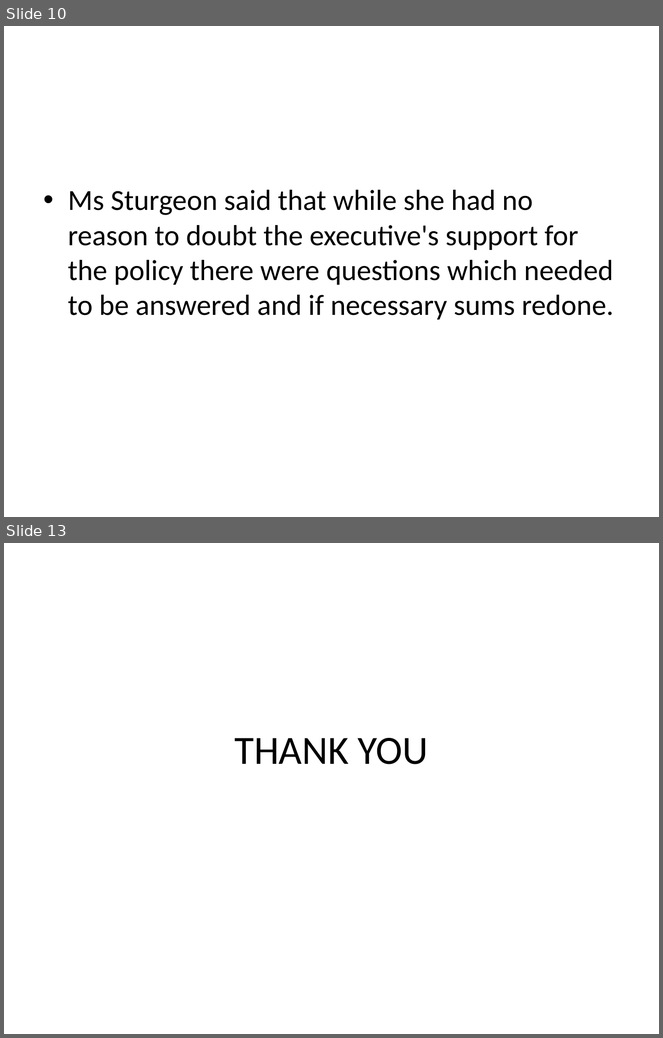
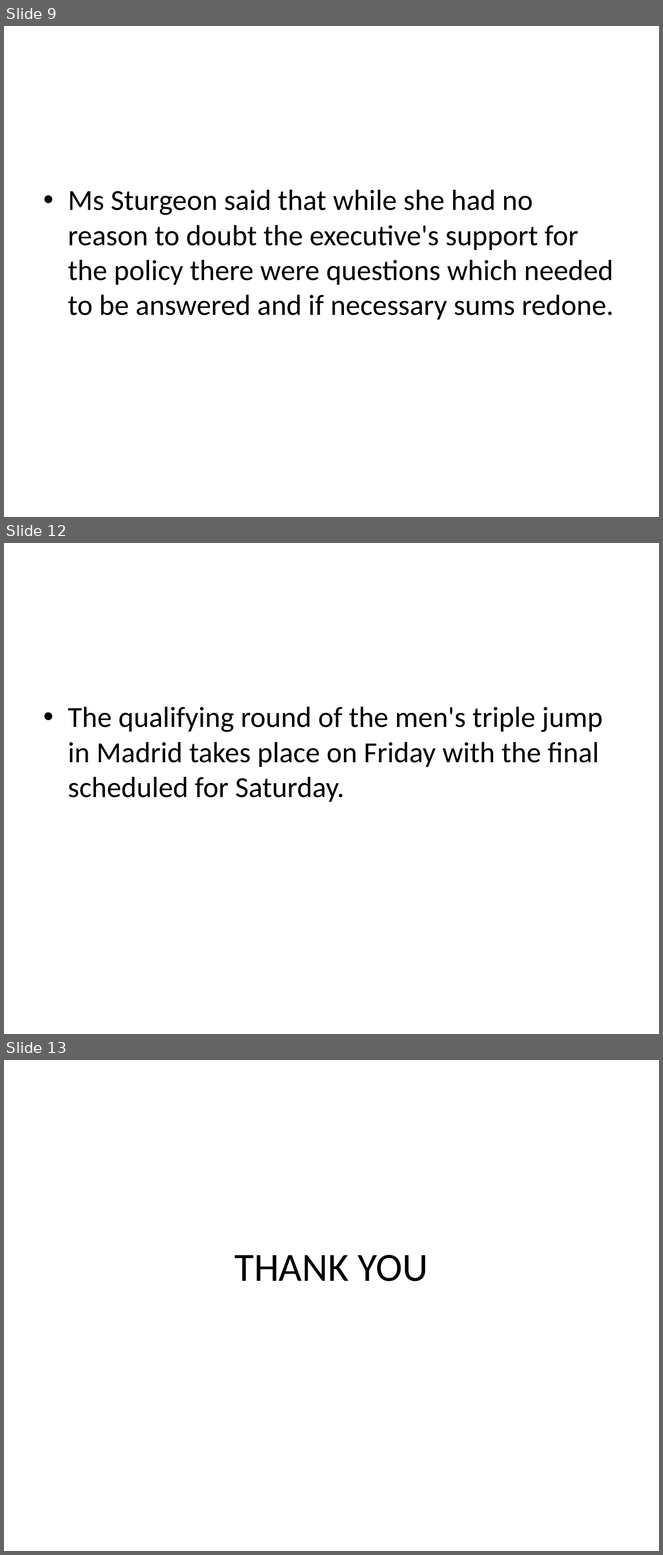
Before and after one commit to MayankVachher/Shortie, a slide deck: title.pptx. Shown one above the other, each under a label of ours: slides 10 and 13 before the commit, slides 9, 12 and 13 after it; the slides between them are not shown. The pictures are 663x1038 and 663x1555 pixels, drawn with LibreOffice and Linux fonts; fonts in the diff are those of the drawing. Boxes give left, top, right and bottom in pixels: in the first picture for what was removed or moved away, otherwise in the second. Text is boxed around its words. In the diff, an @@ line names an element or a change of style, - is before the commit and + after.

```diff
--- a/title.pptx
+++ b/title.pptx
@@ slide 12 added at box(4, 543, 659, 1034), background #FFFFFF @@
@@ text added at box(68, 707, 603, 802), 32 pt, text #000000 @@
+• The qualifying round of the men's triple jump in Madrid takes place on Friday with the final scheduled for Saturday.
@@ what was slide 10 is now slide 9 @@
```
Also in this commit, not shown: 1 slide changed, 3 other slides added, 4 slides removed, 22 other files.
